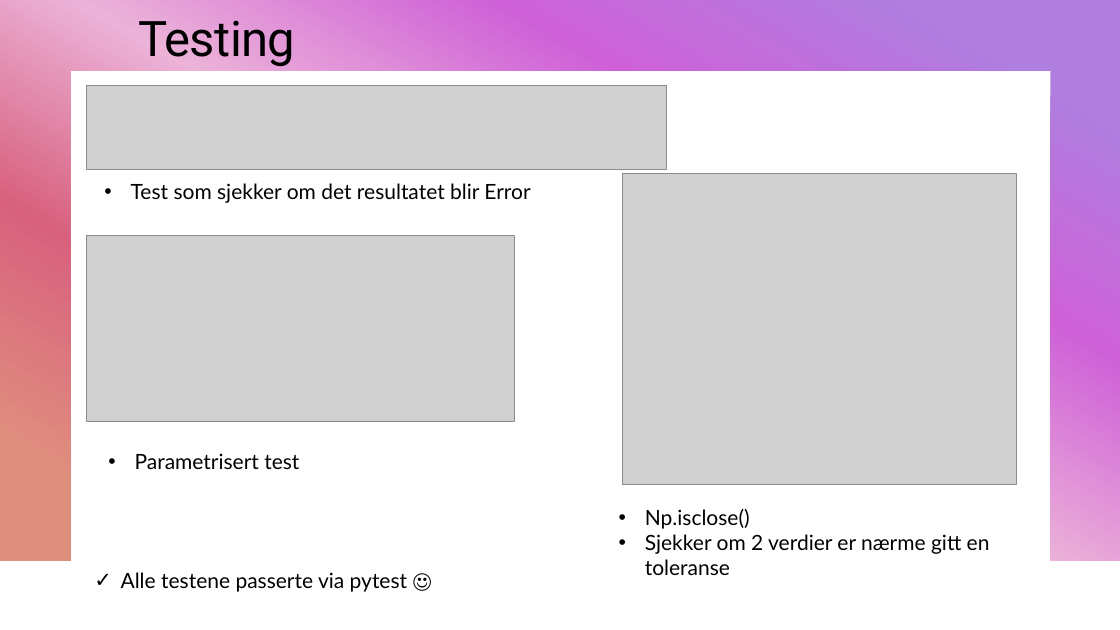
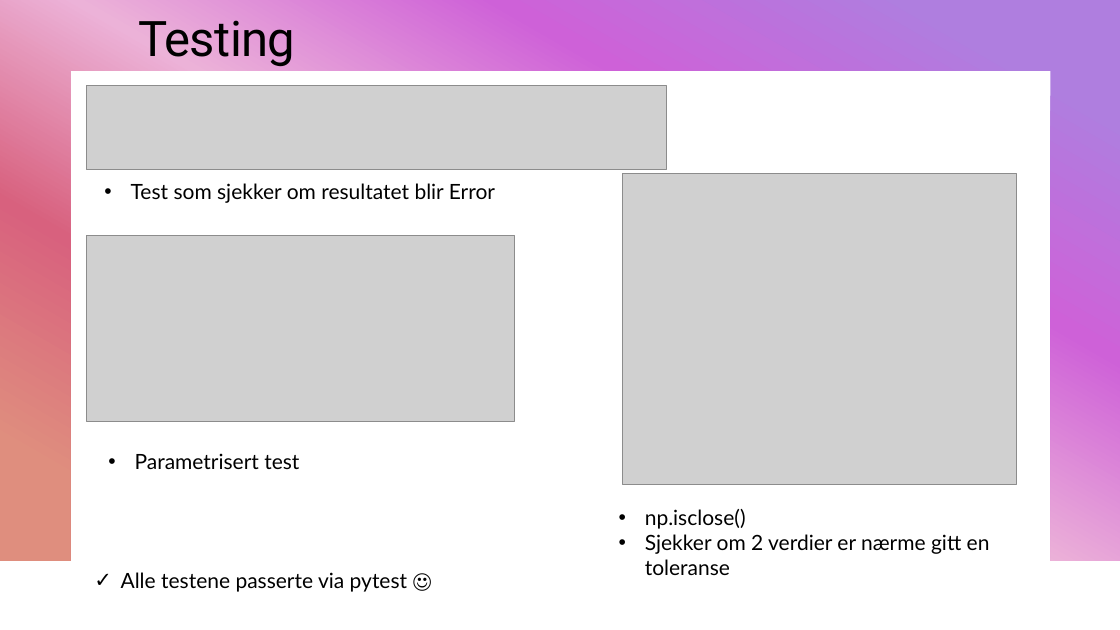
Before and after one commit to MinaSheikhi/H22_exam_minashe, a slide deck: slide 5 of Prosjekt 1.pptm. Drawn at 1120x630 pixels with LibreOffice and Linux fonts; fonts in the diff are those of the drawing; grey boxes stand for pictures. Boxes give left, top, right and bottom in pixels: in the first picture for what was removed or moved away, otherwise in the second. Text is boxed around its words. In the diff, an @@ line names an element or a change of style, - is before the commit and + after.

```diff
--- a/Prosjekt 1.pptm
+++ b/Prosjekt 1.pptm
@@ text at (131, 183, 495, 203): text changed @@
-• Test som sjekker om det resultatet blir Error
+• Test som sjekker om resultatet blir Error
@@ text at (645, 509, 746, 529): text changed @@
-• Np.isclose()
+• np.isclose()
```
Also in this commit, not shown: 1 other slide changed, 1 other file.
